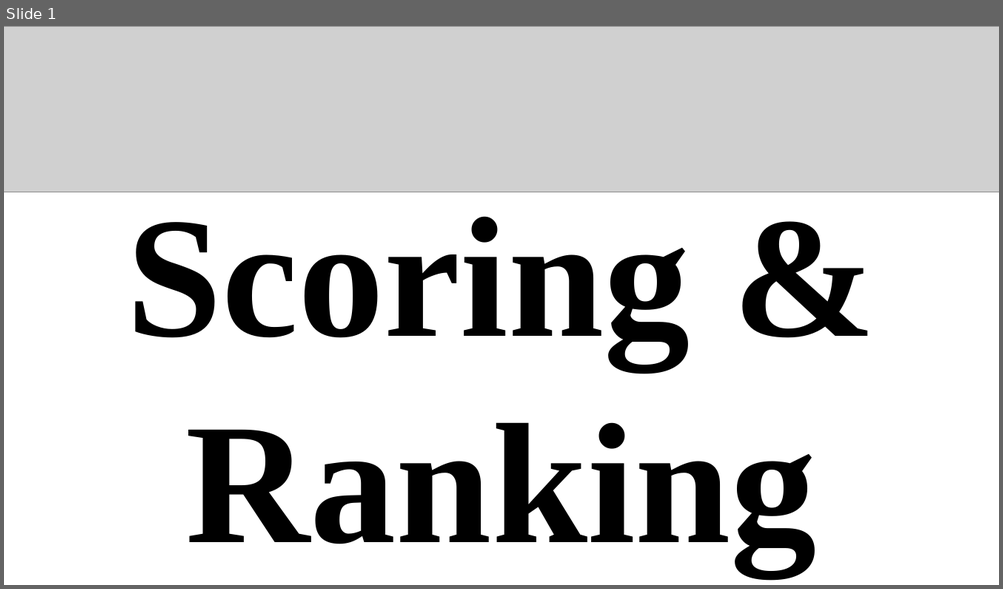
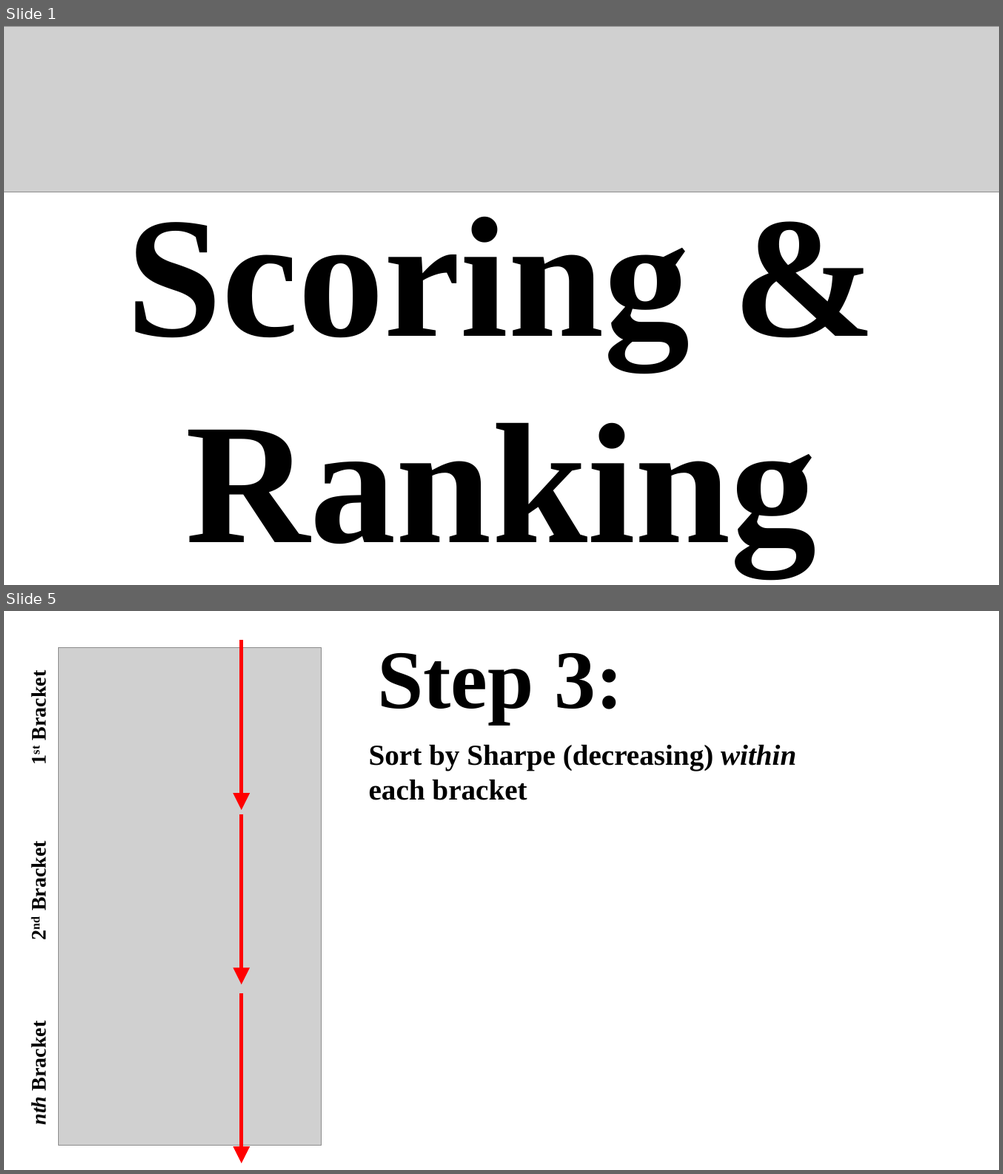
Before and after one commit to gothic-hedge-society/fintech.trading.competition, a slide deck: inst/thumbnails and templates/scoring_and_ranking.pptx. Shown one above the other, each under a label of ours: slide 1 before the commit, slides 1 and 5 after it; the slides between them are not shown. The pictures are 1003x589 and 1003x1174 pixels, drawn with LibreOffice and Linux fonts; fonts in the diff are those of the drawing; grey boxes stand for pictures. Boxes give left, top, right and bottom in pixels: in the first picture for what was removed or moved away, otherwise in the second. Text is boxed around its words. In the diff, an @@ line names an element or a change of style, - is before the commit and + after.

```diff
--- a/inst/thumbnails and templates/scoring_and_ranking.pptx
+++ b/inst/thumbnails and templates/scoring_and_ranking.pptx
@@ slide 5 added at (x1=4, y1=611, x2=999, y2=1170), background #FFFFFF @@
@@ picture added at (x1=59, y1=647, x2=321, y2=1145) @@
@@ arrow added from (242, 640) to (242, 810), #FF0000 3.25 pt @@
@@ text added at (x1=377, y1=653, x2=623, y2=723), 80 pt, text #000000, bold @@
+Step 3:
@@ text added at (x1=28, y1=678, x2=51, y2=738), 20 pt, text #000000, bold @@
+1st Bracket
@@ text added at (x1=369, y1=744, x2=796, y2=800), 28 pt, text #000000, bold @@
+Sort by Sharpe (decreasing) within each bracket
@@ arrow added from (242, 815) to (242, 985), #FF0000 3.25 pt @@
@@ text added at (x1=28, y1=848, x2=51, y2=909), 20 pt, text #000000, bold @@
+2nd Bracket
@@ arrow added from (242, 994) to (242, 1164), #FF0000 3.25 pt @@
@@ text added at (x1=28, y1=1028, x2=51, y2=1125), 20 pt, text #000000, bold @@
+nth Bracket
```
Also in this commit, not shown: 1 slide changed, 5 other slides added, 2 other files.
